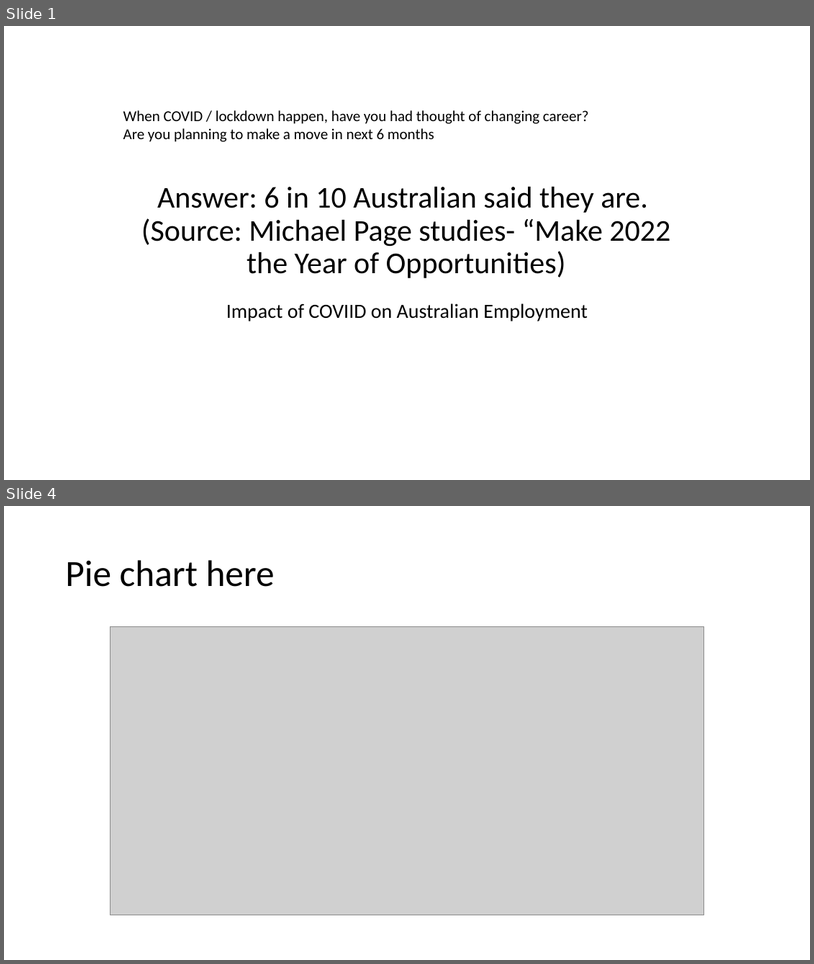
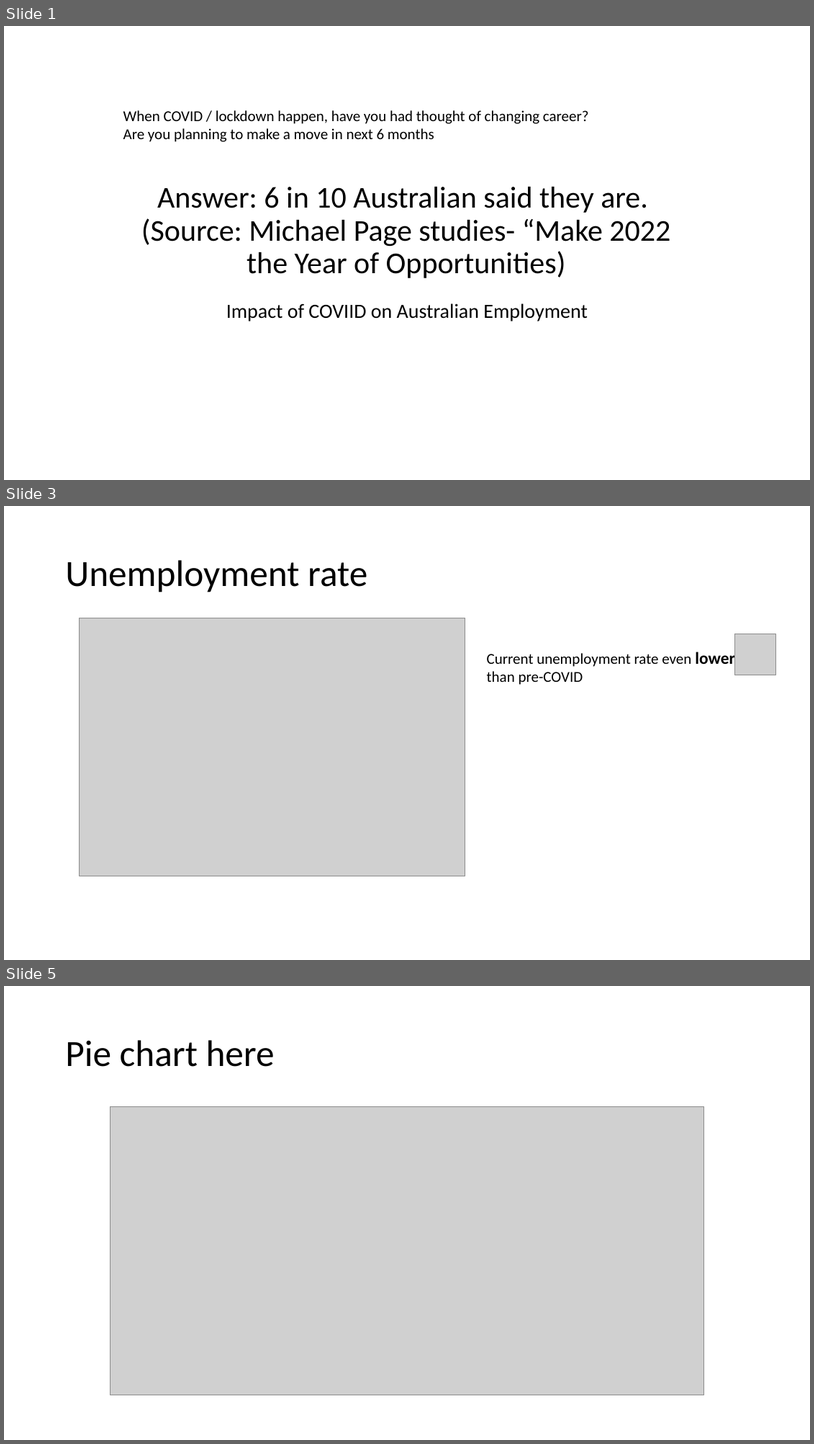
Before and after one commit to CarmenK2/GroupProject1, a slide deck: Presentation_ppt_updated_040522.pptx. Shown one above the other, each under a label of ours: slides 1 and 4 before the commit, slides 1, 3 and 5 after it; the slides between them are not shown. The pictures are 814x964 and 814x1444 pixels, drawn with LibreOffice and Linux fonts; fonts in the diff are those of the drawing; grey boxes stand for pictures. Boxes give left, top, right and bottom in pixels: in the first picture for what was removed or moved away, otherwise in the second. Text is boxed around its words. In the diff, an @@ line names an element or a change of style, - is before the commit and + after.

```diff
--- a/Presentation_ppt_updated_040522.pptx
+++ b/Presentation_ppt_updated_040522.pptx
@@ slide 3 added at [4,506,810,960], background #FFFFFF @@
@@ title added at [65,560,368,592], 44 pt, text #000000 @@
+Unemployment rate
@@ picture added at [79,618,466,875] @@
@@ picture added at [736,633,776,674] @@
@@ text added at [487,649,736,685], 18 pt, text #000000 @@
+Current unemployment rate even lower than pre-COVID
@@ what was slide 4 is now slide 5 @@
```
Also in this commit, not shown: 2 slides changed, 3 other files.
